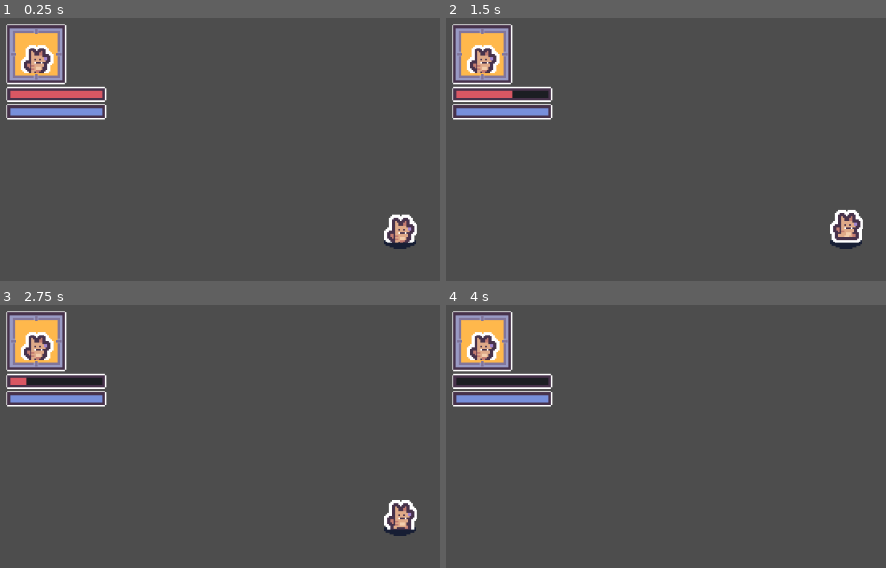
Above: before the commit, frames 1-4 (two rows, left to right).
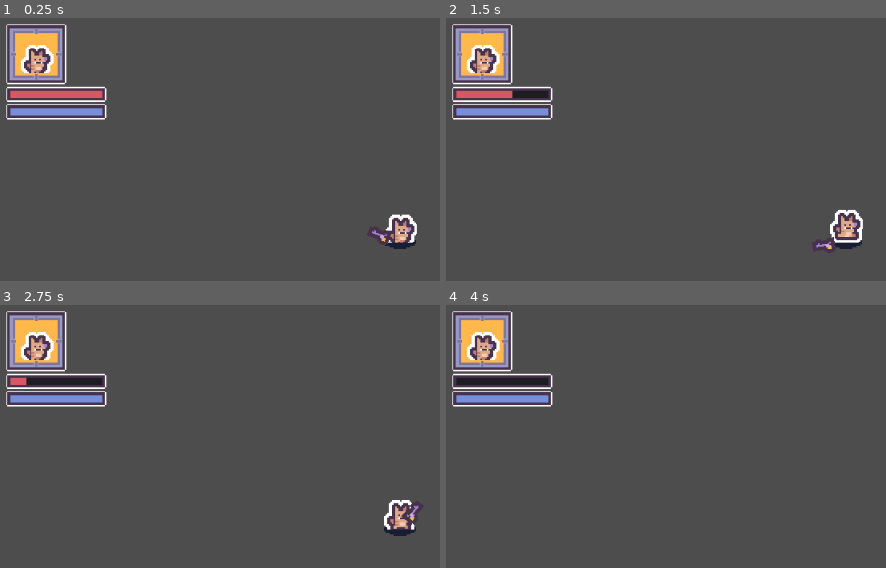
Above: after the commit, the same moments.

Repository: exglegaming/Top-Down-Game
Game: Godot game, scene res://scenes/arena/arena.tscn
The game is run twice, just before and just after one commit, with the same random seed, the same clock (stepped at 60 frames per second) and the same inputs. This scene is started directly instead of the project's main scene.
Inputs (mouse positions are in pixels of both pictures, inside the frame that each line leads up to):
- Up to frame 1 (0.25 s): no input
- Up to frame 2 (1.5 s): tap Enter (ui_accept) at 0.5, 0.77 s; move the mouse to (outside the picture) at 0.52 s; hold D (move_right) 0.53-1.28 s; move the mouse to (688, 265) at 1.27 s; hold S (move_down) from 1.28 s (still down)
- Up to frame 3 (2.75 s): tap Enter (ui_accept) at 1.52, 2 s; move the mouse to (outside the picture) at 2.02 s; release S (move_down) at 2.03 s; hold D (move_right) from 2.03 s (still down)
- Up to frame 4 (4 s): move the mouse to (outside the picture) at 2.77 s; release D (move_right) at 2.78 s; hold W (move_up) 2.78-3.53 s; tap Enter (ui_accept) at 3.02, 3.5, 3.77 s; move the mouse to (outside the picture) at 3.52 s; hold A (move_left) from 3.53 s (still down)

The runs differ from the first frame. In frame 1, 0.2% of the frame differs, in the area x 83-89%, y 79-87%; in frame 2, 0.2%, in the area x 83-89%, y 83-90%; in frame 3, 0.2%; in frame 4, nothing differs.

Commit message:
weapon scene setup

Diff:
--- a/scenes/player/player_base.tscn
+++ b/scenes/player/player_base.tscn
@@ -3,6 +3,7 @@
 [ext_resource type="Script" uid="uid://5bk4sbvfqtcb" path="res://scripts/player/player.gd" id="1_xb0ah"]
 [ext_resource type="Texture2D" uid="uid://dawvmsgg5mc6o" path="res://assets/sprites/Shadow.png" id="2_5np8l"]
 [ext_resource type="PackedScene" uid="uid://cm774d4hp3584" path="res://scenes/components/health_component.tscn" id="2_76ihk"]
+[ext_resource type="Script" uid="uid://cn1aqotm0yb3n" path="res://scripts/player/weapon_controller.gd" id="4_t60ga"]
 
 [node name="PlayerBase" type="CharacterBody2D" unique_id=2096422990]
 script = ExtResource("1_xb0ah")
@@ -18,6 +19,9 @@
 [node name="AnimatedSprite2D" type="AnimatedSprite2D" parent="Visuals" unique_id=970183010]
 unique_name_in_owner = true
 
+[node name="WeaponController" type="Node2D" parent="." unique_id=711244291]
+script = ExtResource("4_t60ga")
+
 [node name="CollisionShape2D" type="CollisionShape2D" parent="." unique_id=928463983]
 
 [node name="Camera2D" type="Camera2D" parent="." unique_id=1453529653]
--- a/scenes/player/player_bunny.tscn
+++ b/scenes/player/player_bunny.tscn
@@ -50,6 +50,6 @@
 animation = &"idle"
 autoplay = "idle"
 
-[node name="CollisionShape2D" parent="." index="1" unique_id=928463983]
+[node name="CollisionShape2D" parent="." index="2" unique_id=928463983]
 position = Vector2(0, -8)
 shape = SubResource("CapsuleShape2D_e5541")
--- a/scenes/player/player_dog.tscn
+++ b/scenes/player/player_dog.tscn
@@ -6,6 +6,7 @@
 [ext_resource type="Texture2D" uid="uid://cnttucjccgouq" path="res://assets/sprites/players/tile_0003.png" id="2_y6c13"]
 [ext_resource type="Texture2D" uid="uid://cemiyrcpjly84" path="res://assets/sprites/players/tile_0001.png" id="4_pb3tx"]
 [ext_resource type="Texture2D" uid="uid://cyey76bu4l4v5" path="res://assets/sprites/players/tile_0002.png" id="5_3l3e8"]
+[ext_resource type="PackedScene" uid="uid://b5pray2nwvym5" path="res://scenes/weapons/ranged/weapon_range_pistol.tscn" id="7_3l3e8"]
 
 [sub_resource type="SpriteFrames" id="SpriteFrames_d2dvc"]
 animations = [{
@@ -55,6 +56,8 @@
 animation = &"idle"
 autoplay = "idle"
 
-[node name="CollisionShape2D" parent="." index="2" unique_id=928463983]
+[node name="WeaponRangePistol" parent="WeaponController" parent_id_path=PackedInt32Array(711244291) index="0" unique_id=1469574805 instance=ExtResource("7_3l3e8")]
+
+[node name="CollisionShape2D" parent="." index="3" unique_id=928463983]
 position = Vector2(0, -8)
 shape = SubResource("CircleShape2D_pb3tx")
--- /dev/null
+++ b/scenes/weapons/ranged/weapon_range_pistol.tscn
@@ -0,0 +1,13 @@
+[gd_scene format=3 uid="uid://b5pray2nwvym5"]
+
+[ext_resource type="PackedScene" uid="uid://cmwmlnryhnk3c" path="res://scenes/weapons/ranged/weapone_range_base.tscn" id="1_d0h24"]
+[ext_resource type="Texture2D" uid="uid://cqvwy8c5l0aod" path="res://assets/sprites/weapons/Tiles/tile_0001.png" id="2_wk8dd"]
+
+[node name="WeaponRangePistol" unique_id=1469574805 instance=ExtResource("1_d0h24")]
+
+[node name="Sprite2D" parent="Pivot" parent_id_path=PackedInt32Array(586668593) index="0" unique_id=695149134]
+position = Vector2(12, 0)
+texture = ExtResource("2_wk8dd")
+
+[node name="Marker2D" parent="Pivot" parent_id_path=PackedInt32Array(586668593) index="1" unique_id=300523565]
+position = Vector2(20, 0)
--- /dev/null
+++ b/scenes/weapons/ranged/weapone_range_base.tscn
@@ -0,0 +1,19 @@
+[gd_scene format=3 uid="uid://cmwmlnryhnk3c"]
+
+[ext_resource type="AudioStream" uid="uid://kxjapaxp4le4" path="res://assets/sounds/shoot-c.ogg" id="1_2e8jv"]
+[ext_resource type="Script" uid="uid://yujwbmmqgqwi" path="res://scripts/weapons/ranged/weapon_range.gd" id="1_jyu1r"]
+
+[node name="WeaponeRangeBase" type="Node2D" unique_id=1469574805]
+script = ExtResource("1_jyu1r")
+
+[node name="ShootSound" type="AudioStreamPlayer" parent="." unique_id=1004121863]
+stream = ExtResource("1_2e8jv")
+bus = &"SFX"
+
+[node name="Pivot" type="Node2D" parent="." unique_id=586668593]
+scale = Vector2(1.5, 1.5)
+
+[node name="Sprite2D" type="Sprite2D" parent="Pivot" unique_id=695149134]
+unique_name_in_owner = true
+
+[node name="Marker2D" type="Marker2D" parent="Pivot" unique_id=300523565]
--- /dev/null
+++ b/scripts/player/weapon_controller.gd
@@ -0,0 +1,23 @@
+class_name WeaponController
+extends Node2D
+
+
+var current_weapon: Weapon
+var target_position: Vector2
+
+@onready var weapon_range_pistol: WeaponRange = $WeaponRangePistol
+
+
+func _ready() -> void:
+    current_weapon = weapon_range_pistol
+
+
+func _process(_delta: float) -> void:
+    target_position = get_global_mouse_position()
+    rotate_weapon()
+
+
+func rotate_weapon() -> void:
+    if !current_weapon: return
+
+    current_weapon.pivot.look_at(target_position)
--- /dev/null
+++ b/scripts/weapons/ranged/weapon_range.gd
@@ -0,0 +1,20 @@
+class_name WeaponRange
+extends Weapon
+
+
+var direction: Vector2
+
+@onready var sprite_2d: Sprite2D = %Sprite2D
+
+
+func _process(_delta: float) -> void:
+    rotate_weapon()
+
+
+func use_weapon() -> void:
+    pass
+
+
+func rotate_weapon() -> void:
+    direction = get_global_mouse_position() - global_position
+    sprite_2d.flip_v = direction.x < 0
--- /dev/null
+++ b/scripts/weapons/weapon.gd
@@ -0,0 +1,12 @@
+class_name Weapon
+extends Node2D
+
+
+@export_category("References")
+@export var data: WeaponData
+
+@onready var pivot: Node2D = $Pivot
+
+
+func use_weapon() -> void:
+    pass
Not shown, added: scripts/player/weapon_controller.gd.uid
Not shown, added: scripts/weapons/ranged/weapon_range.gd.uid
Not shown, added: scripts/weapons/weapon.gd.uid
